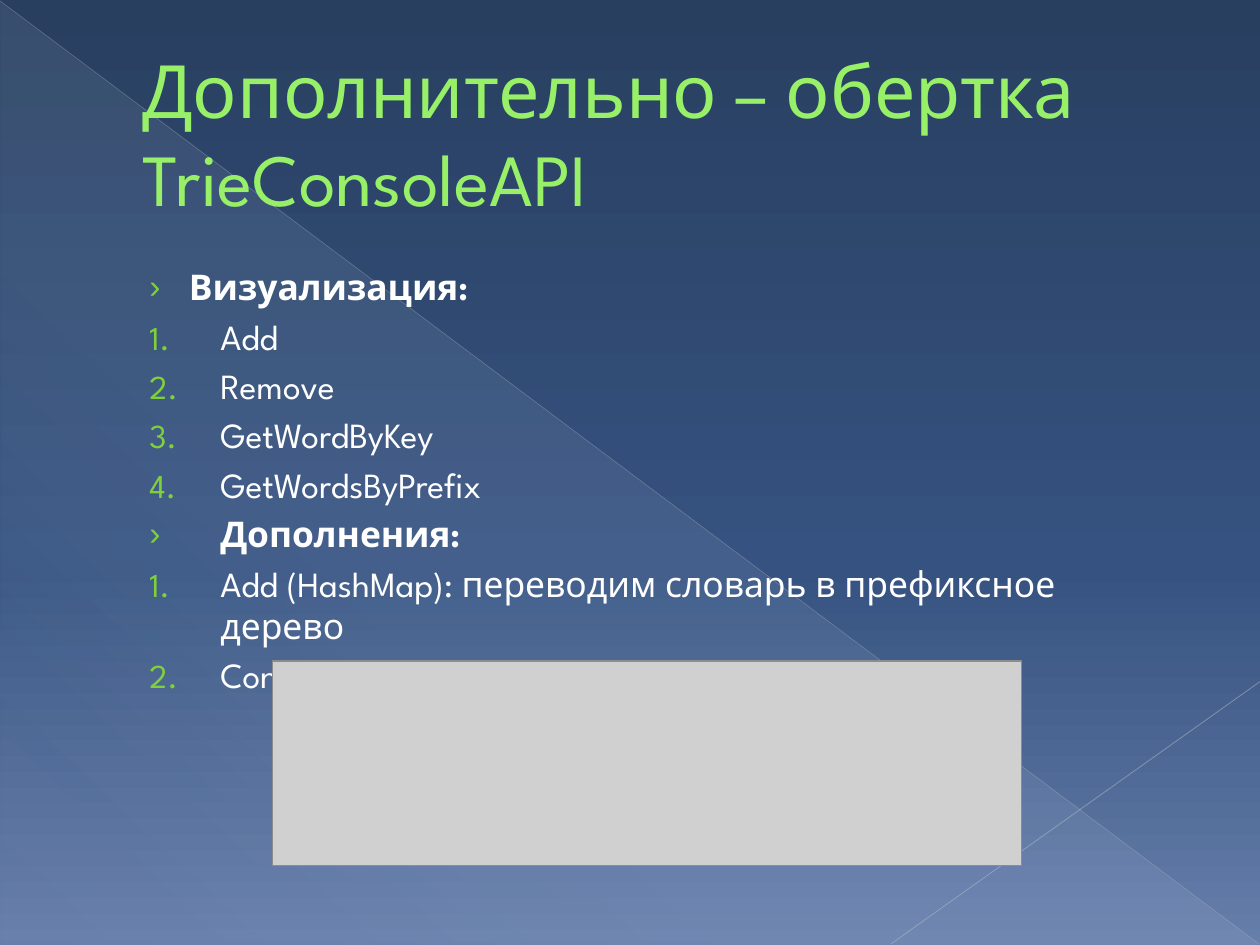
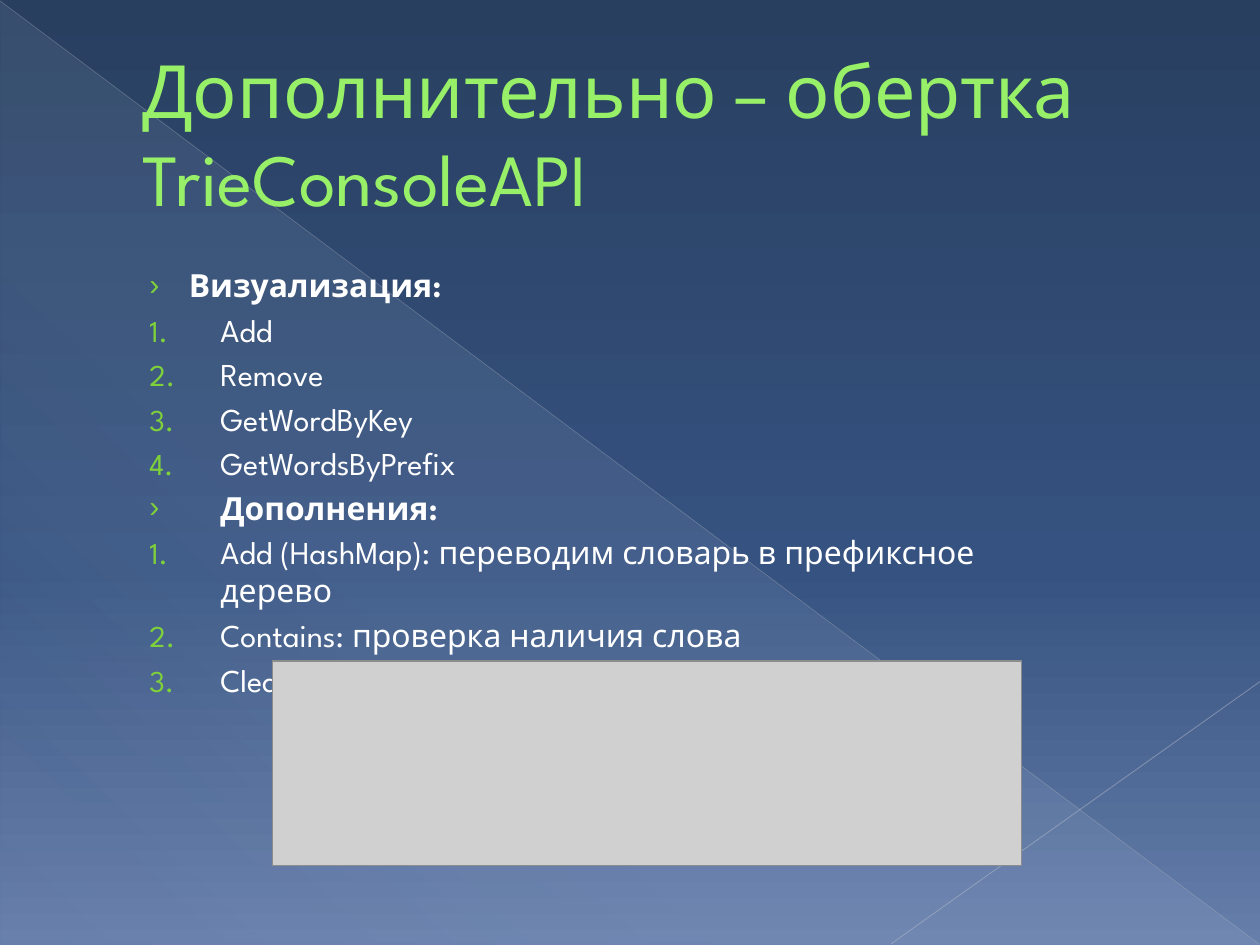
Before and after one commit to dekabrsky/prefixTree, a slide deck: slide 11 of 26.pptx. Drawn at 1260x945 pixels with LibreOffice and Linux fonts; fonts in the diff are those of the drawing; grey boxes stand for pictures. Boxes give left, top, right and bottom in pixels: in the first picture for what was removed or moved away, otherwise in the second. Text is boxed around its words. In the diff, an @@ line names an element or a change of style, - is before the commit and + after.

```diff
--- a/26.pptx
+++ b/26.pptx
@@ text at box(189, 274, 974, 655): size 20.1 to 18.2 pt @@
@@ text at box(220, 658, 430, 701): paragraph added @@
+  3. Clear: очитска
```
Also in this commit, not shown: 2 other files.
